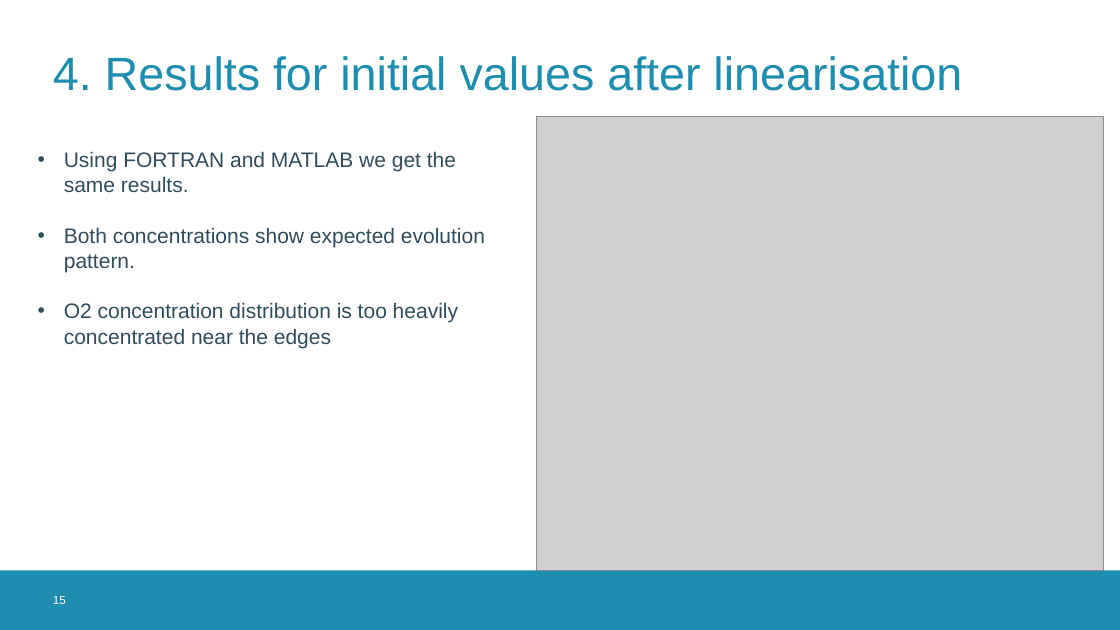
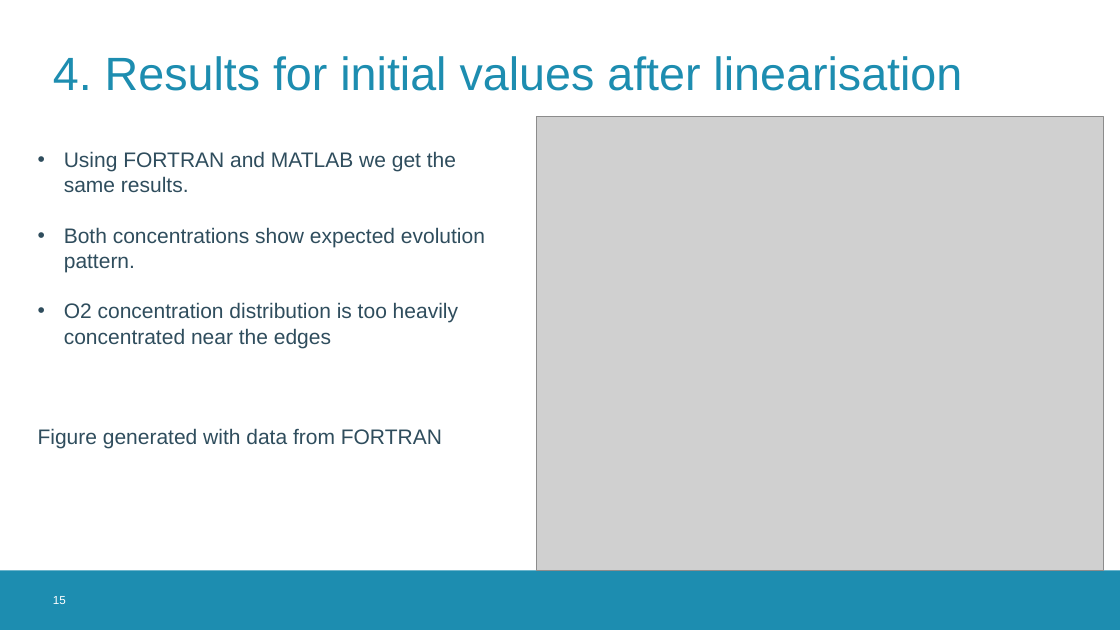
Before and after one commit to MichielDeKoninck/ThePearProject, a slide deck: slide 15 of PearProjectPresentation.pptx. Drawn at 1120x630 pixels with LibreOffice and Linux fonts; fonts in the diff are those of the drawing; grey boxes stand for pictures; background and template pictures are left out. Boxes give left, top, right and bottom in pixels: in the first picture for what was removed or moved away, otherwise in the second. Text is boxed around its words. In the diff, an @@ line names an element or a change of style, - is before the commit and + after.

```diff
--- a/PearProjectPresentation.pptx
+++ b/PearProjectPresentation.pptx
@@ text at (38,428,442,449): paragraph added @@
+Figure generated with data from FORTRAN
```
Also in this commit, not shown: 6 other slides changed, 1 other file.
